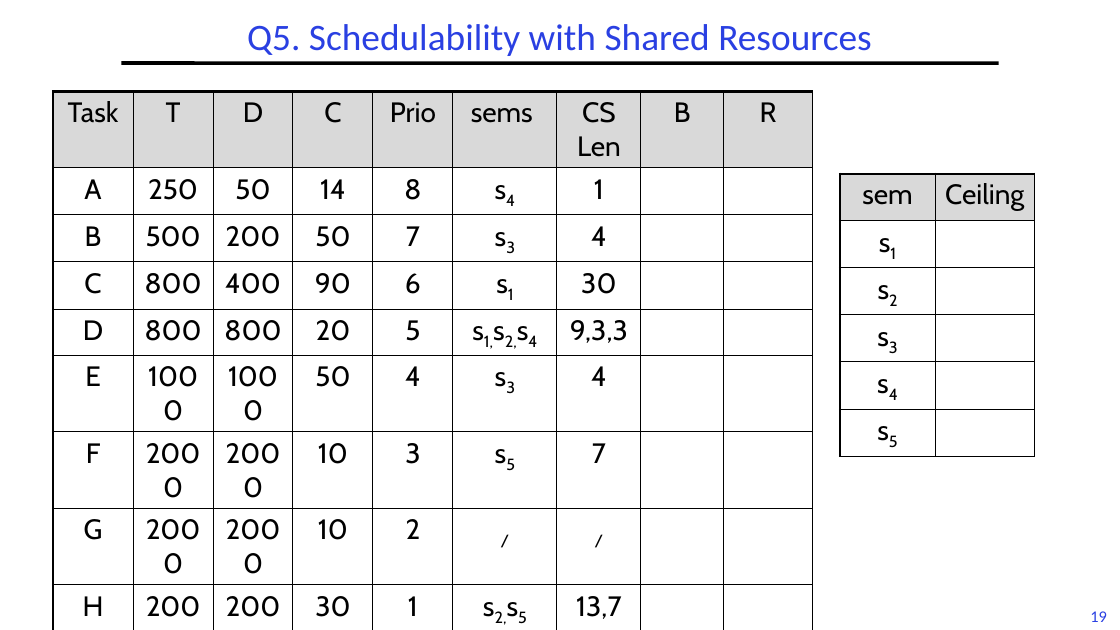
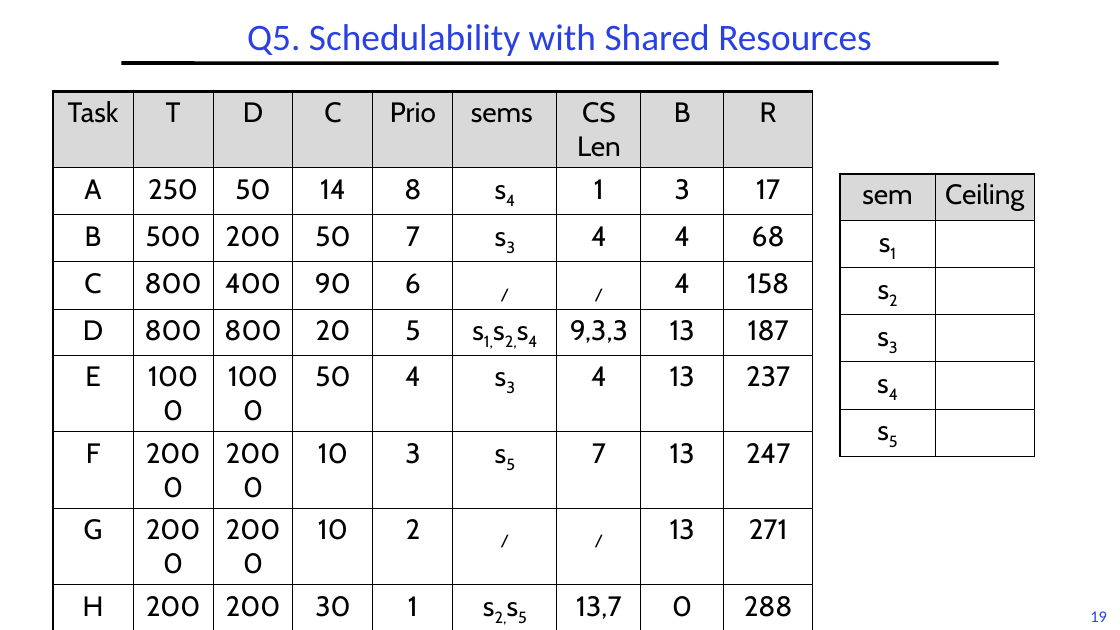
Before and after one commit to guhofstra/CSC256Fa25, a slide deck: slide 19 of PPTs/L6-Exercises ANS.pptx. Drawn at 1120x630 pixels with LibreOffice and Linux fonts; fonts in the diff are those of the drawing. Boxes give left, top, right and bottom in pixels: in the first picture for what was removed or moved away, otherwise in the second. Text is boxed around its words. In the diff, an @@ line names an element or a change of style, - is before the commit and + after.

```diff
--- a/PPTs/L6-Exercises ANS.pptx
+++ b/PPTs/L6-Exercises ANS.pptx
@@ table at [53, 92, 812, 629] @@
-row 2, column 8: 
+row 2, column 8: 3
-row 2, column 9: 
+row 2, column 9: 17
-row 3, column 8: 
+row 3, column 8: 4
-row 3, column 9: 
+row 3, column 9: 68
-row 4: C | 800 | 400 | 90 | 6 | s1 | 30 |  | 
+row 4: C | 800 | 400 | 90 | 6 | / | / | 4 | 158
-row 5, column 8: 
+row 5, column 8: 13
-row 5, column 9: 
+row 5, column 9: 187
-row 6, column 8: 
+row 6, column 8: 13
-row 6, column 9: 
+row 6, column 9: 237
-row 7, column 8: 
+row 7, column 8: 13
-row 7, column 9: 
+row 7, column 9: 247
-row 8, column 8: 
+row 8, column 8: 13
-row 8, column 9: 
+row 8, column 9: 271
-row 9, column 8: 
+row 9, column 8: 0
-row 9, column 9: 
+row 9, column 9: 288
```
Also in this commit, not shown: 6 other slides changed, 2 other files.
